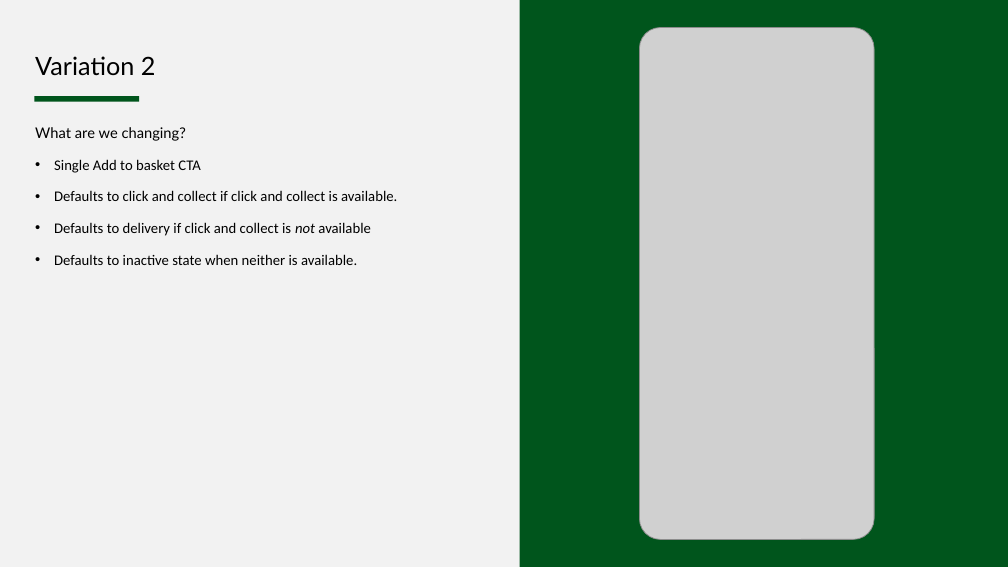
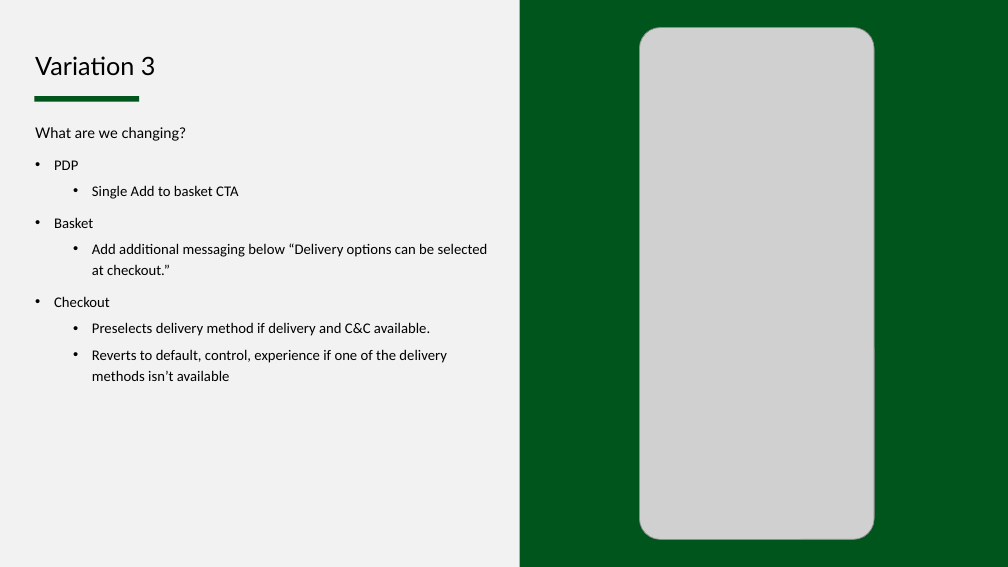
Before and after one commit to BenC0/PAH159, a slide deck: slide 12 of PAH159 - Polestar PDP Add to Bag Module - Mobile - Test Plan.pptx (slide 7 before the commit). Drawn at 1008x567 pixels with LibreOffice and Linux fonts; fonts in the diff are those of the drawing; grey boxes stand for pictures; background and template pictures are left out. Boxes give left, top, right and bottom in pixels: in the first picture for what was removed or moved away, otherwise in the second. Text is boxed around its words. In the diff, an @@ line names an element or a change of style, - is before the commit and + after.

```diff
--- a/PAH159 - Polestar PDP Add to Bag Module - Mobile - Test Plan.pptx
+++ b/PAH159 - Polestar PDP Add to Bag Module - Mobile - Test Plan.pptx
@@ title at (35,56,156,76): text changed @@
-Variation 2
+Variation 3
@@ text at (54,160,78,170): paragraph added @@
+• PDP
@@ text at (92,185,238,199): list level 1 to 2 in "Single Add to basket CTA" @@
@@ text at (54,217,488,381): text changed @@
-• Defaults to click and collect if click and collect is available.
-• Defaults to delivery if click and collect is not available
-• Defaults to inactive state when neither is available.
+• Basket
+  • Add additional messaging below “Delivery options can be selected at checkout.”
+• Checkout
+  • Preselects delivery method if delivery and C&C available.
+  • Reverts to default, control, experience if one of the delivery methods isn’t available
```
Also in this commit, not shown: 4 other slides changed, 6 slides added, 24 other files.
